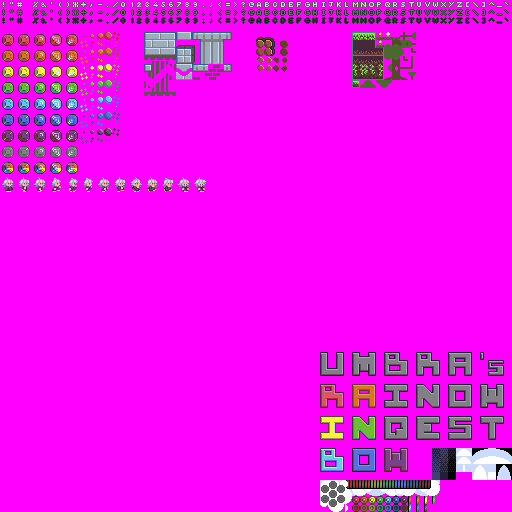
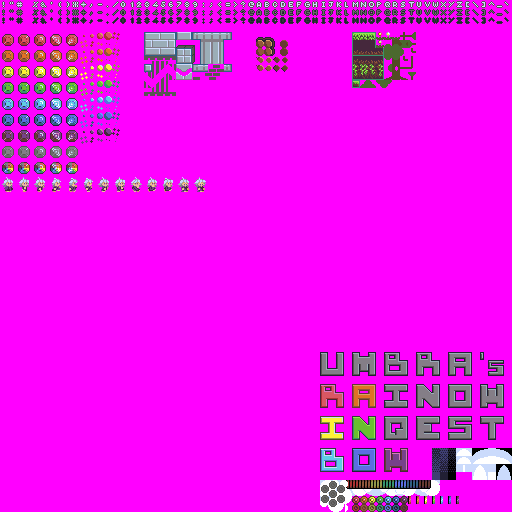
Two versions of the same layered image (512 × 512). Layer-by-layer changes:
painted on "new" over [408, 496, 459, 512]
